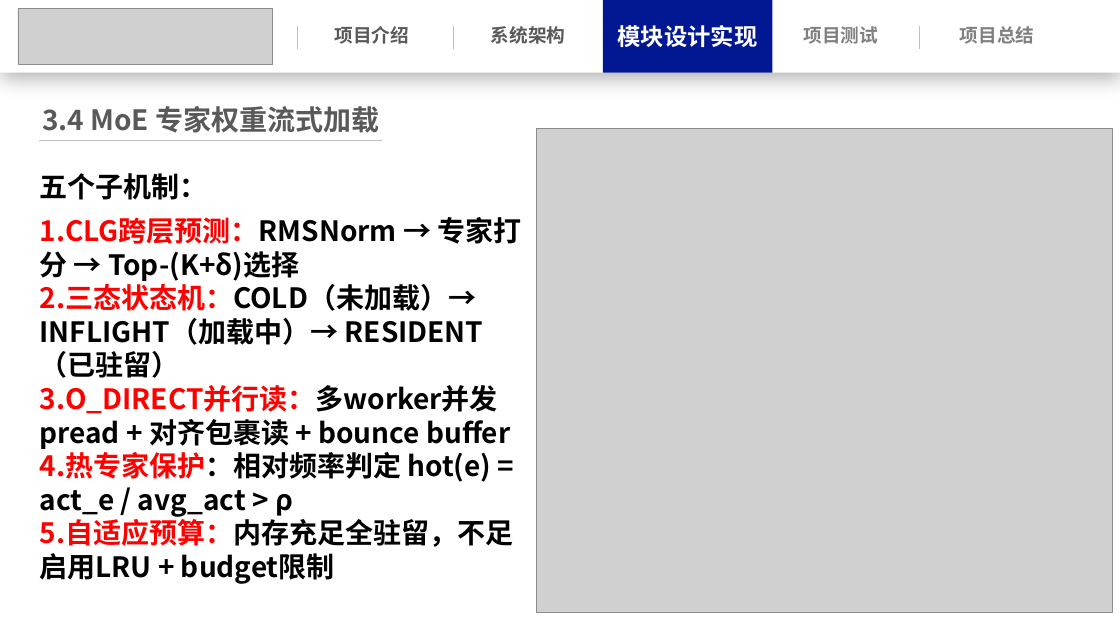
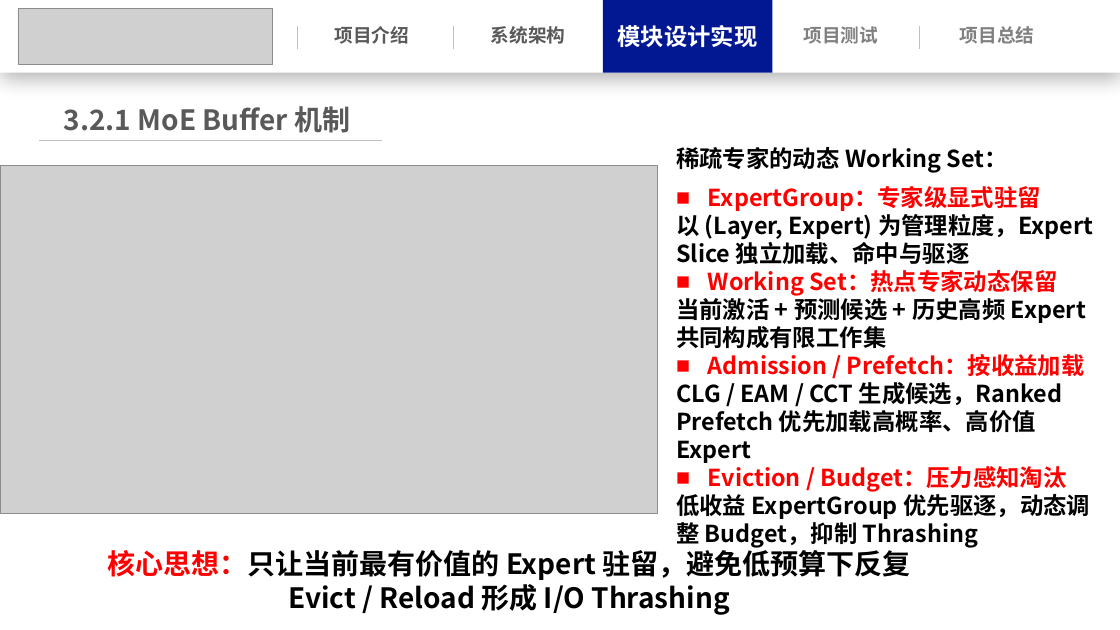
Before and after one commit to Leslie-1341/llama.cpp, a slide deck: slide 18 of docs/操作系统功能赛.pptx (slide 19 before the commit). Drawn at 1120x630 pixels with LibreOffice and Linux fonts; fonts in the diff are those of the drawing; grey boxes stand for pictures. Boxes give left, top, right and bottom in pixels: in the first picture for what was removed or moved away, otherwise in the second. Text is boxed around its words. In the diff, an @@ line names an element or a change of style, - is before the commit and + after.

```diff
--- a/docs/操作系统功能赛.pptx
+++ b/docs/操作系统功能赛.pptx
@@ text at (x1=64, y1=106, x2=350, y2=133): text changed @@
-3.4 MoE 专家权重流式加载
+3.2.1 MoE Buffer 机制
@@ picture removed at (x1=537, y1=129, x2=1112, y2=613) @@
@@ text added at (x1=676, y1=147, x2=1093, y2=519), 20 pt, text #000000, bold @@
+稀疏专家的动态 Working Set：
+■ ExpertGroup：专家级显式驻留
+以 (Layer, Expert) 为管理粒度，Expert Slice 独立加载、命中与驱逐
+■ Working Set：热点专家动态保留
+当前激活 + 预测候选 + 历史高频 Expert 共同构成有限工作集
+■ Admission / Prefetch：按收益加载
+CLG / EAM / CCT 生成候选，Ranked Prefetch 优先加载高概率、高价值 Expert
+■ Eviction / Budget：压力感知淘汰
+低收益 ExpertGroup 优先驱逐，动态调整 Budget，抑制 Thrashing
@@ picture added at (x1=0, y1=166, x2=658, y2=513) @@
@@ text removed at (x1=40, y1=173, x2=522, y2=584) @@
-五个子机制：
-1. CLG跨层预测：RMSNorm → 专家打分 → Top-(K+δ)选择
-2. 三态状态机：COLD（未加载）→ INFLIGHT（加载中）→ RESIDENT（已驻留）
-3. O_DIRECT并行读：多worker并发pread + 对齐包裹读 + bounce buffer
-4. 热专家保护：相对频率判定 hot(e) = act_e / avg_act > ρ
-5. 自适应预算：内存充足全驻留，不足启用LRU + budget限制
@@ text added at (x1=108, y1=546, x2=910, y2=615), 24 pt, text #000000, bold @@
+核心思想：只让当前最有价值的 Expert 驻留，避免低预算下反复 Evict / Reload 形成 I/O Thrashing
```
Also in this commit, not shown: 22 other slides changed, 7 slides added, 5 slides removed, 30 other files.
